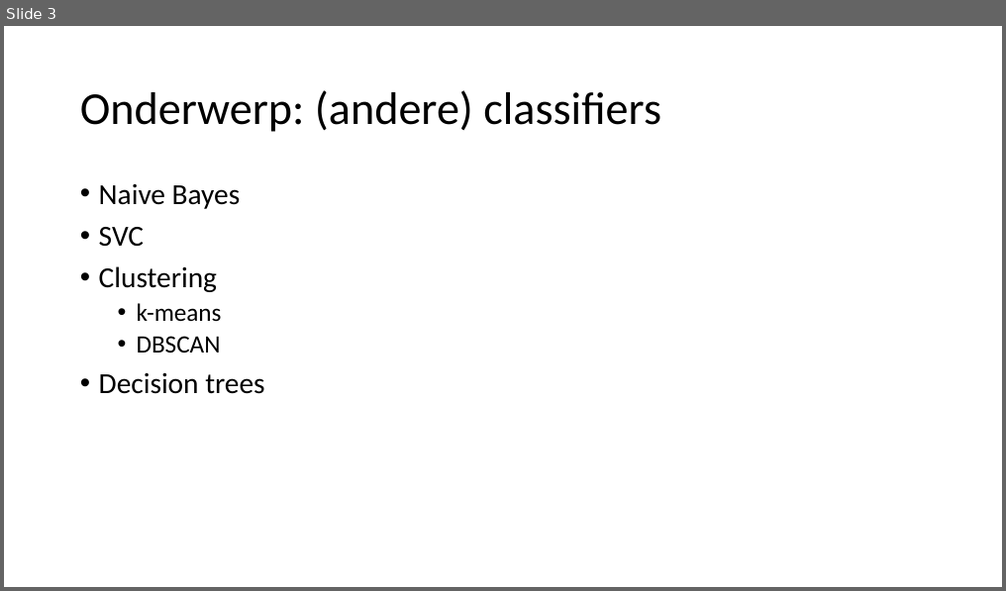
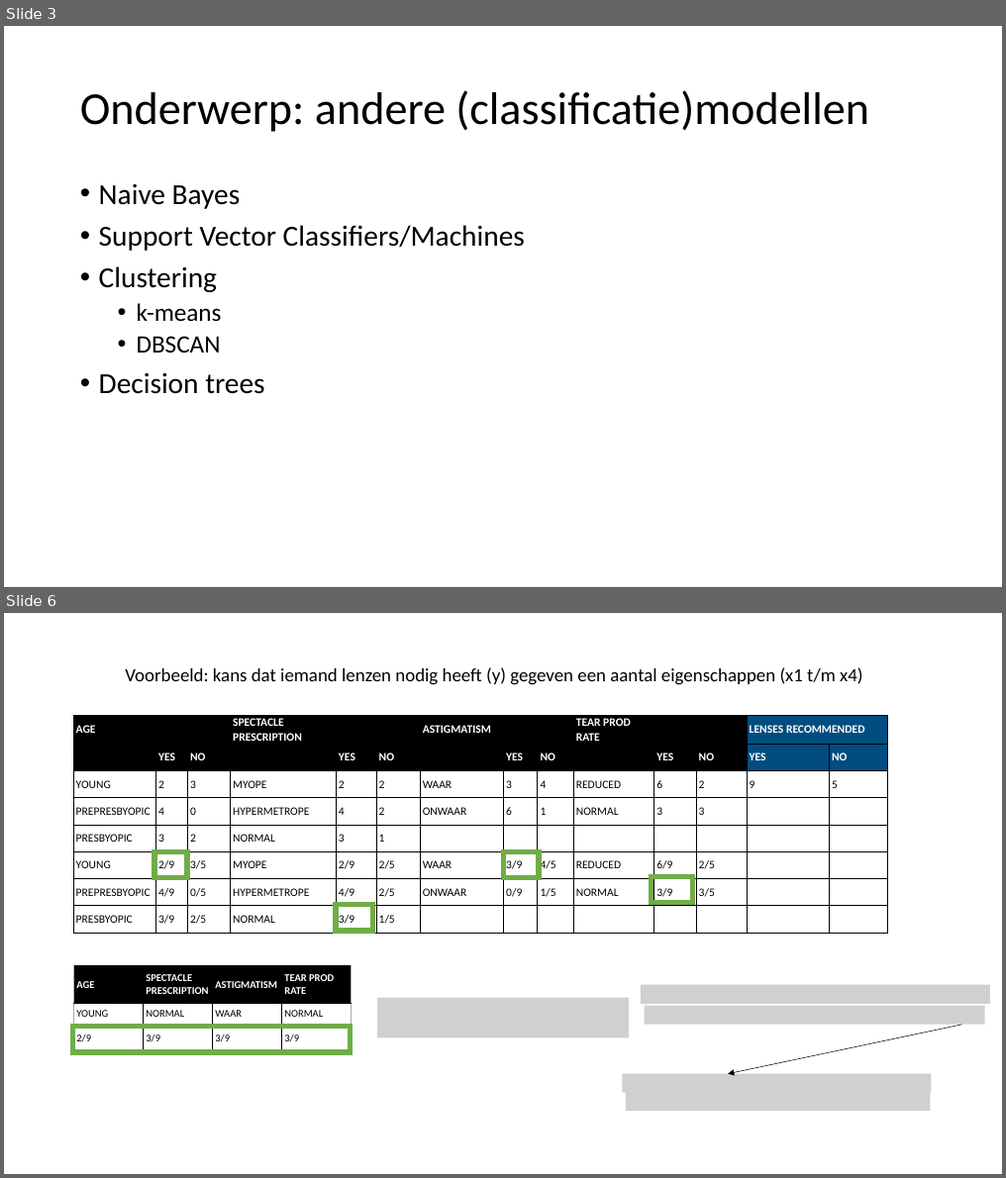
Before and after one commit to hanze-hbo-ict/Machine-Learning, a slide deck: Keynote/6.andere-modellen.pptx. Shown one above the other, each under a label of ours: slide 3 before the commit, slides 3 and 6 after it; the slides between them are not shown. The pictures are 1006x591 and 1006x1178 pixels, drawn with LibreOffice and Linux fonts; fonts in the diff are those of the drawing; grey boxes stand for pictures. Boxes give left, top, right and bottom in pixels: in the first picture for what was removed or moved away, otherwise in the second. Text is boxed around its words. In the diff, an @@ line names an element or a change of style, - is before the commit and + after.

```diff
--- a/Keynote/6.andere-modellen.pptx
+++ b/Keynote/6.andere-modellen.pptx
@@ slide 6 added at (4, 613, 1002, 1174), background #FFFFFF @@
@@ text added at (125, 667, 862, 685), 18 pt, text #000000 @@
+Voorbeeld: kans dat iemand lenzen nodig heeft (y) gegeven een aantal eigenschappen (x1 t/m x4)
@@ table added at (73, 716, 887, 932), 8 rows, 14 columns @@
+AGE |  |  | SPECTACLE PRESCRIPTION |  |  | ASTIGMATISM |  |  | TEAR PROD RATE |  |  | LENSES RECOMMENDED | 
+ | YES | NO |  | YES | NO |  | YES | NO |  | YES | NO | YES | NO
+YOUNG | 2 | 3 | MYOPE | 2 | 2 | WAAR | 3 | 4 | REDUCED | 6 | 2 | 9 | 5
+PREPRESBYOPIC | 4 | 0 | HYPERMETROPE | 4 | 2 | ONWAAR | 6 | 1 | NORMAL | 3 | 3 |  | 
+PRESBYOPIC | 3 | 2 | NORMAL | 3 | 1 |  |  |  |  |  |  |  | 
+YOUNG | 2/9 | 3/5 | MYOPE | 2/9 | 2/5 | WAAR | 3/9 | 4/5 | REDUCED | 6/9 | 2/5 |  | 
+PREPRESBYOPIC | 4/9 | 0/5 | HYPERMETROPE | 4/9 | 2/5 | ONWAAR | 0/9 | 1/5 | NORMAL | 3/9 | 3/5 |  | 
+PRESBYOPIC | 3/9 | 2/5 | NORMAL | 3/9 | 1/5 |  |  |  |  |  |  |  | 
@@ rectangle added at (154, 852, 187, 878), outline #70AD47 5 pt @@
@@ rectangle added at (503, 852, 539, 878), outline #70AD47 5 pt @@
@@ rectangle added at (650, 876, 693, 903), outline #70AD47 5 pt @@
@@ rectangle added at (336, 905, 373, 931), outline #70AD47 5 pt @@
@@ table added at (74, 966, 352, 1054), 3 rows, 4 columns @@
+AGE | SPECTACLE PRESCRIPTION | ASTIGMATISM | TEAR PROD RATE
+YOUNG | NORMAL | WAAR | NORMAL
+2/9 | 3/9 | 3/9 | 3/9
@@ picture added at (377, 998, 629, 1039) @@
@@ picture added at (641, 985, 990, 1004) @@
@@ rectangle added at (73, 1027, 350, 1054), outline #70AD47 5 pt @@
@@ picture added at (645, 1006, 985, 1025) @@
@@ arrow added from (962, 1025) to (728, 1074), #000000 0.5 pt @@
@@ picture added at (623, 1074, 932, 1093) @@
@@ picture added at (626, 1092, 931, 1111) @@
@@ slide 3 changed as well @@
@@ title at (80, 90, 869, 132): text changed @@
-Onderwerp: (andere) classifiers
+Onderwerp: andere (classificatie)modellen
@@ text at (99, 225, 525, 251): text changed @@
-• SVC
+• Support Vector Classifiers/Machines
```
Also in this commit, not shown: 7 other slides changed, 36 other slides added, 2 slides removed, 4 other files.
